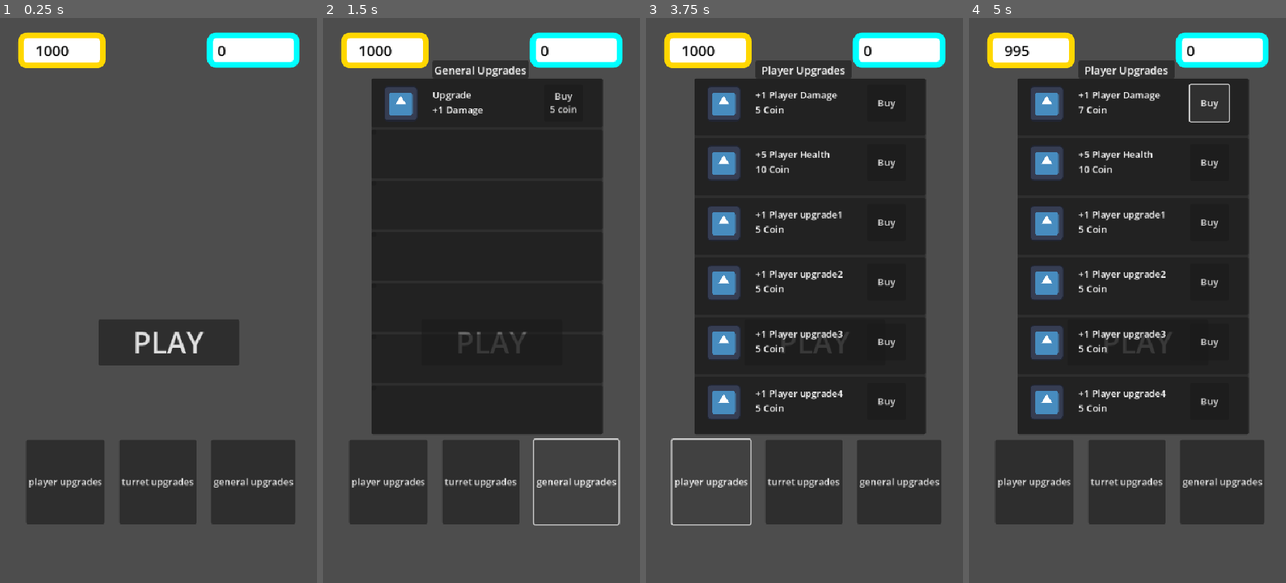
Above: before the commit, frames 1-4 (left to right).
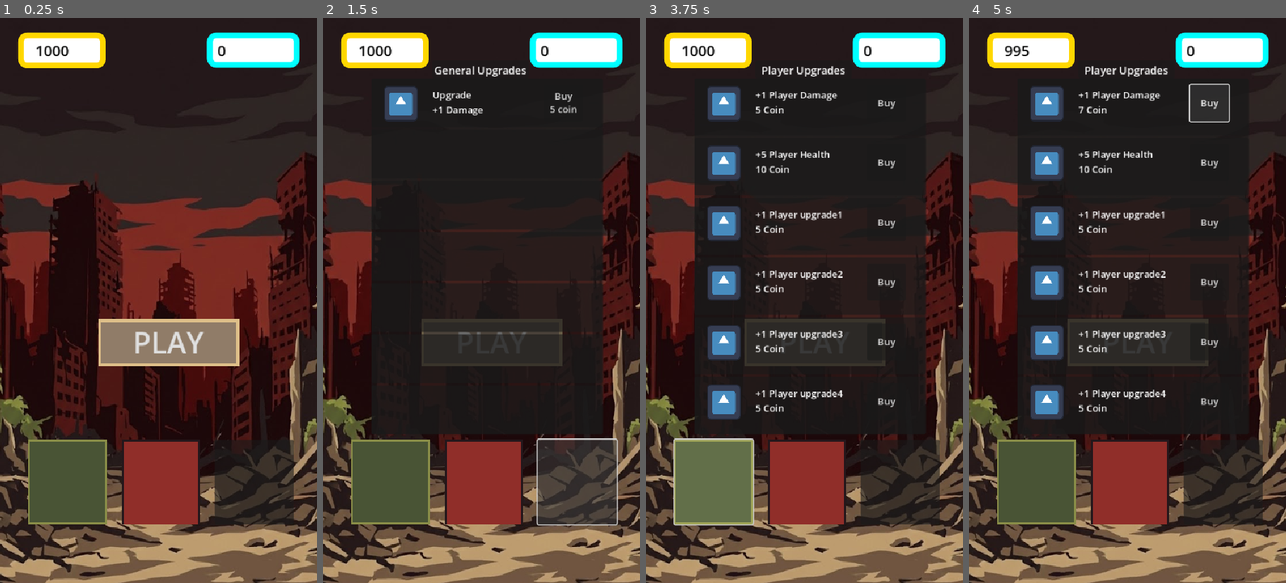
Above: after the commit, the same moments.

Repository: StenSOS/idlesurvivor
Game: Godot game, scene res://mainMenu/main_menu.tscn
Two runs of this game, one before a commit and one after it. Both use one fixed random seed, a clock stepped at 60 frames per second and the inputs below. The engine's default icon, where the game draws it, is replaced by a stand-in: a white triangle on a blue panel in a dark square.
Inputs (mouse positions are in pixels of both pictures, inside the frame that each line leads up to; where the layout moved, square brackets give the same spot in the first picture):
- Up to frame 1 (0.25 s): no input
- Up to frame 2 (1.5 s): click (484, 481) [481, 481] at 0.5 s; click (576, 481) at 1.25 s
- Up to frame 3 (3.75 s): click "PLAY" at 2 s; click "PLAY" at 2.75 s; click (712, 481) at 3.5 s
- Up to frame 4 (5 s): click "Buy" at 4.25 s

The runs differ from the first frame. In frame 1, 93% of the frame differs, in the area x 0-100%, y 0-100%; in frame 2, 47%; in frame 3, 47%; in frame 4, 47%.

Commit message:
maim menu polish

Diff:
--- a/mainMenu/main_menu.tscn
+++ b/mainMenu/main_menu.tscn
@@ -1,6 +1,7 @@
-[gd_scene load_steps=5 format=3 uid="uid://cx55u8tqd6t24"]
+[gd_scene load_steps=12 format=3 uid="uid://cx55u8tqd6t24"]
 
 [ext_resource type="Script" uid="uid://dbrabpltusiu6" path="res://mainMenu/main_menu.gd" id="1_27owx"]
+[ext_resource type="Texture2D" uid="uid://cnk6606084yop" path="res://uamed.jpg" id="2_gmjeq"]
 [ext_resource type="Texture2D" uid="uid://8u8p1e21e3x2" path="res://icon.svg" id="2_phg2d"]
 
 [sub_resource type="StyleBoxFlat" id="StyleBoxFlat_urgxs"]
@@ -27,12 +28,64 @@
 corner_radius_bottom_right = 15
 corner_radius_bottom_left = 15
 
+[sub_resource type="StyleBoxFlat" id="StyleBoxFlat_i514n"]
+bg_color = Color(0.662314, 0.580348, 0.498702, 1)
+border_width_left = 5
+border_width_top = 5
+border_width_right = 5
+border_width_bottom = 5
+border_color = Color(0.92039, 0.828301, 0.670368, 1)
+
+[sub_resource type="StyleBoxFlat" id="StyleBoxFlat_jbs4j"]
+bg_color = Color(0.564706, 0.486275, 0.407843, 1)
+border_width_left = 5
+border_width_top = 5
+border_width_right = 5
+border_width_bottom = 5
+border_color = Color(0.870588, 0.74902, 0.537255, 1)
+
+[sub_resource type="StyleBoxFlat" id="StyleBoxFlat_phg2d"]
+bg_color = Color(0.383065, 0.436865, 0.285906, 1)
+border_width_left = 3
+border_width_top = 3
+border_width_right = 3
+border_width_bottom = 3
+border_color = Color(0.624811, 0.642515, 0.343637, 1)
+
+[sub_resource type="StyleBoxFlat" id="StyleBoxFlat_gmjeq"]
+bg_color = Color(0.286275, 0.329412, 0.207843, 1)
+border_width_left = 3
+border_width_top = 3
+border_width_right = 3
+border_width_bottom = 3
+border_color = Color(0.541176, 0.556863, 0.282353, 1)
+
+[sub_resource type="StyleBoxFlat" id="StyleBoxFlat_osowc"]
+bg_color = Color(0.782232, 0.282365, 0.253187, 1)
+border_width_left = 3
+border_width_top = 3
+border_width_right = 3
+border_width_bottom = 3
+border_color = Color(0.282999, 0.196396, 0.222979, 1)
+
+[sub_resource type="StyleBoxFlat" id="StyleBoxFlat_ha25l"]
+bg_color = Color(0.564706, 0.180392, 0.160784, 1)
+border_width_left = 3
+border_width_top = 3
+border_width_right = 3
+border_color = Color(0.141176, 0.0901961, 0.105882, 1)
+
 [node name="mainMenu" type="Control"]
 layout_mode = 3
 anchors_preset = 0
 offset_right = 40.0
 offset_bottom = 40.0
 script = ExtResource("1_27owx")
+
+[node name="Uamed" type="Sprite2D" parent="."]
+position = Vector2(273, 512)
+scale = Vector2(0.981396, 1.091)
+texture = ExtResource("2_gmjeq")
 
 [node name="HUD" type="CanvasLayer" parent="."]
 
@@ -102,9 +155,13 @@
 grow_horizontal = 2
 grow_vertical = 2
 theme_override_font_sizes/font_size = 50
+theme_override_styles/hover = SubResource("StyleBoxFlat_i514n")
+theme_override_styles/pressed = SubResource("StyleBoxFlat_jbs4j")
+theme_override_styles/normal = SubResource("StyleBoxFlat_jbs4j")
 text = "PLAY"
 
 [node name="HBoxContainer" type="HBoxContainer" parent="."]
+custom_minimum_size = Vector2(450, 0)
 layout_mode = 1
 anchors_preset = 12
 anchor_top = 1.0
@@ -123,18 +180,20 @@
 [node name="PlayerUps" type="Button" parent="HBoxContainer"]
 layout_mode = 2
 size_flags_horizontal = 3
-text = "player upgrades
-"
+theme_override_styles/hover = SubResource("StyleBoxFlat_phg2d")
+theme_override_styles/pressed = SubResource("StyleBoxFlat_gmjeq")
+theme_override_styles/normal = SubResource("StyleBoxFlat_gmjeq")
 
 [node name="TurretUps" type="Button" parent="HBoxContainer"]
 layout_mode = 2
 size_flags_horizontal = 3
-text = "turret upgrades"
+theme_override_styles/hover = SubResource("StyleBoxFlat_osowc")
+theme_override_styles/pressed = SubResource("StyleBoxFlat_ha25l")
+theme_override_styles/normal = SubResource("StyleBoxFlat_ha25l")
 
 [node name="Ups" type="Button" parent="HBoxContainer"]
 layout_mode = 2
 size_flags_horizontal = 3
-text = "general upgrades"
 
 [node name="PlayerUpgradePanel" type="Panel" parent="."]
 visible = false
@@ -464,6 +523,7 @@
 offset_bottom = 8.0
 
 [node name="title" type="Panel" parent="TurretUpgradePanel"]
+layout_mode = 0
 offset_left = 104.0
 offset_top = -30.0
 offset_right = 268.0
@@ -615,6 +675,7 @@
 offset_bottom = 8.0
 
 [node name="title" type="Panel" parent="UpgradePanel"]
+layout_mode = 0
 offset_left = 104.0
 offset_top = -30.0
 offset_right = 268.0
Binary file added: uamed.jpg
Not shown, added: uamed.jpg.import
